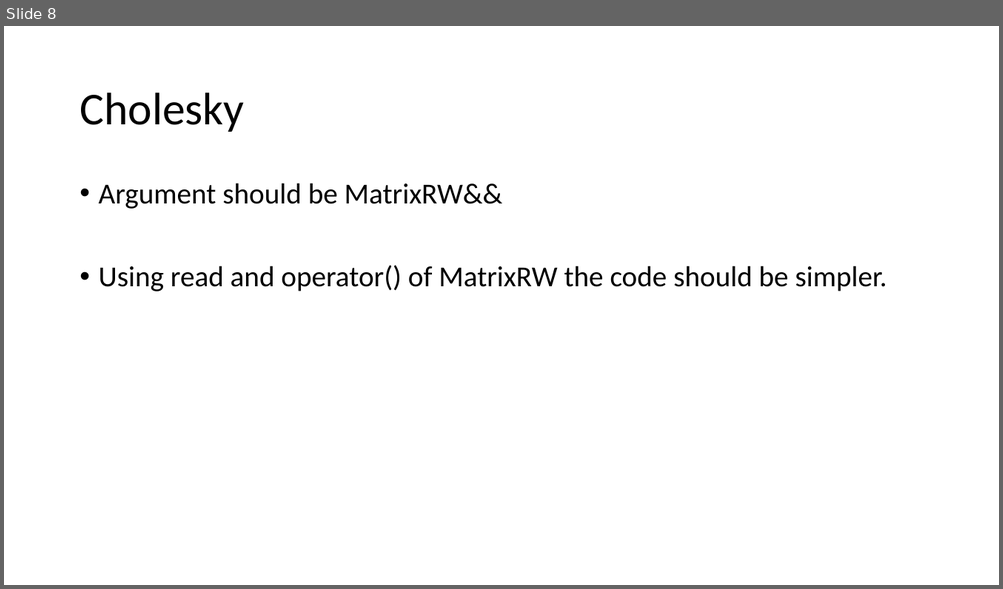
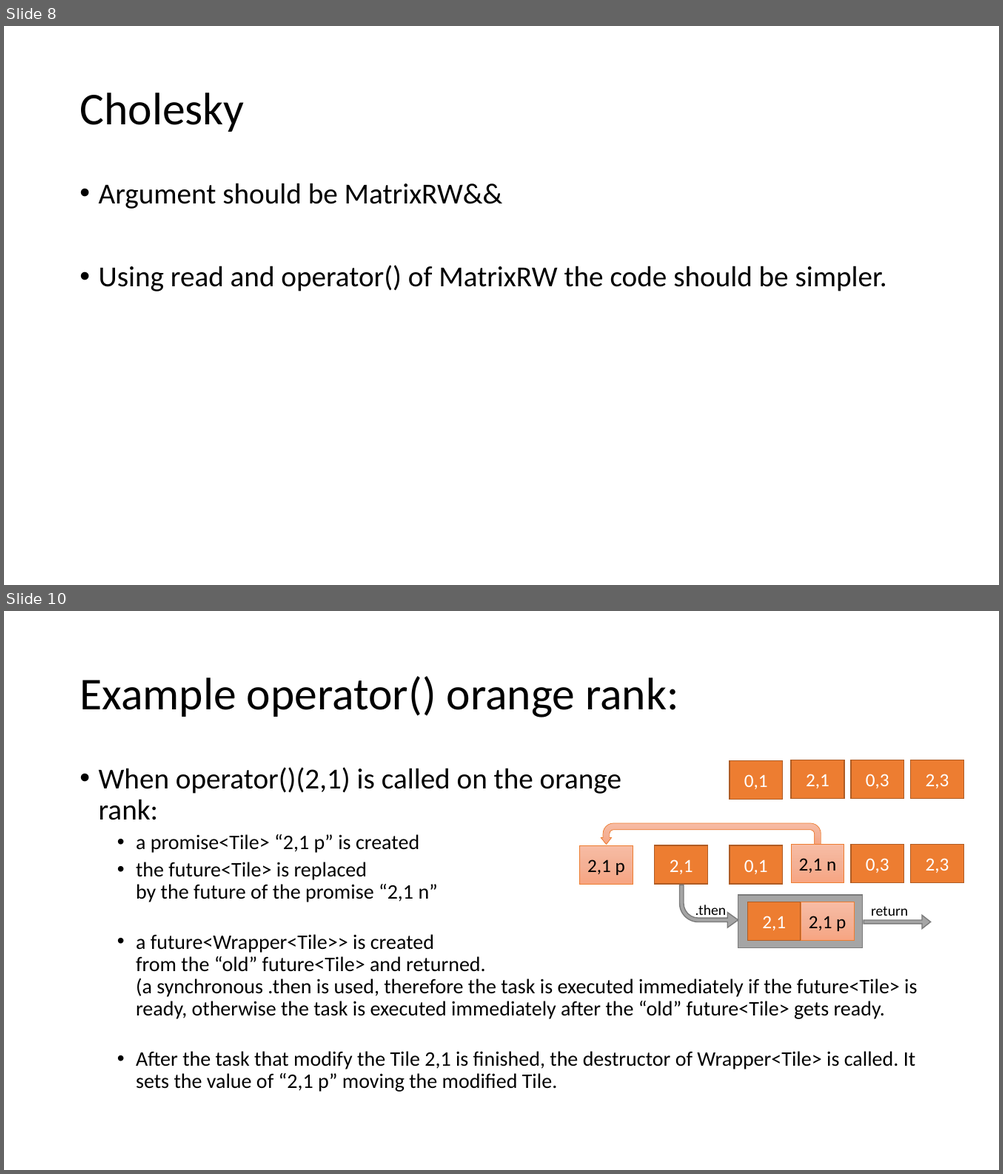
Before and after one commit to eth-cscs/DLA-Future, a slide deck: misc/code.pptx. Shown one above the other, each under a label of ours: slide 8 before the commit, slides 8 and 10 after it; the slides between them are not shown. The pictures are 1003x589 and 1003x1174 pixels, drawn with LibreOffice and Linux fonts; fonts in the diff are those of the drawing. Boxes give left, top, right and bottom in pixels: in the first picture for what was removed or moved away, otherwise in the second. Text is boxed around its words. In the diff, an @@ line names an element or a change of style, - is before the commit and + after.

```diff
--- a/misc/code.pptx
+++ b/misc/code.pptx
@@ slide 10 added at [4,611,999,1170], background #FFFFFF @@
@@ title added at [79,676,679,718], 44 pt, text #000000 @@
+Example operator() orange rank:
@@ rectangle added at [729,761,782,800], fill #ED7D31, outline #AF5C24 1 pt, 18 pt, text #FFFFFF @@
+0,1
@@ rectangle added at [791,760,844,799], fill #ED7D31, outline #AF5C24 1 pt, 18 pt, text #FFFFFF @@
+2,1
@@ rectangle added at [851,760,904,799], fill #ED7D31, outline #AF5C24 1 pt, 18 pt, text #FFFFFF @@
+0,3
@@ rectangle added at [910,760,964,799], fill #ED7D31, outline #AF5C24 1 pt, 18 pt, text #FFFFFF @@
+2,3
@@ text added at [99,767,916,1092], 20 pt, text #000000 @@
+• When operator()(2,1) is called on the orange
+  rank:
+  • a promise<Tile> “2,1 p” is created
+  • the future<Tile> is replaced
+    by the future of the promise “2,1 n”
+  • a future<Wrapper<Tile>> is created
+    from the “old” future<Tile> and returned.
+    (a synchronous .then is used, therefore the task is executed immediately if the future<Tile> is ready, otherwise the task is executed immediately after the “old” future<Tile> gets ready.
+  • After the task that modify the Tile 2,1 is finished, the destructor of Wrapper<Tile> is called. It sets the value of “2,1 p” moving the modified Tile.
@@ uturn arrow added at [601,823,821,845], fill gradient #F7BDA5 to #F5B196 to #F8A582, outline #ED7D31 0.5 pt @@
@@ rectangle added at [579,846,632,884], fill gradient #F7BDA5 to #F5B196 to #F8A582, outline #ED7D31 0.5 pt, 18 pt, text #000000 @@
+2,1 p
@@ rectangle added at [654,846,708,884], fill #ED7D31, outline #AF5C24 1 pt, 18 pt, text #FFFFFF @@
+2,1
@@ rectangle added at [729,846,782,884], fill #ED7D31, outline #AF5C24 1 pt, 18 pt, text #FFFFFF @@
+0,1
@@ rectangle added at [791,845,844,883], fill gradient #F7BDA5 to #F5B196 to #F8A582, outline #ED7D31 0.5 pt, 18 pt, text #000000 @@
+2,1 n
@@ rectangle added at [851,845,904,883], fill #ED7D31, outline #AF5C24 1 pt, 18 pt, text #FFFFFF @@
+0,3
@@ rectangle added at [910,845,964,883], fill #ED7D31, outline #AF5C24 1 pt, 18 pt, text #FFFFFF @@
+2,3
@@ bent arrow added at [679,885,737,927], fill #A5A5A5, outline #7A7A7A 1 pt @@
@@ rectangle added at [738,895,862,948], fill #A5A5A5, outline #7A7A7A 1 pt @@
@@ text added at [695,905,726,919], 14 pt, text #000000 @@
+.then
@@ rectangle added at [747,902,800,941], fill #ED7D31, outline #AF5C24 1 pt, 18 pt, text #FFFFFF @@
+2,1
@@ rectangle added at [801,902,854,941], fill gradient #F7BDA5 to #F5B196 to #F8A582, outline #ED7D31 0.5 pt, 18 pt, text #000000 @@
+2,1 p
@@ right arrow added at [864,915,930,929], fill #A5A5A5, outline #7A7A7A 1 pt @@
@@ text added at [871,906,908,920], 14 pt, text #000000 @@
+return
```
Also in this commit, not shown: 2 slides changed, 4 other slides added, 3 other files.
